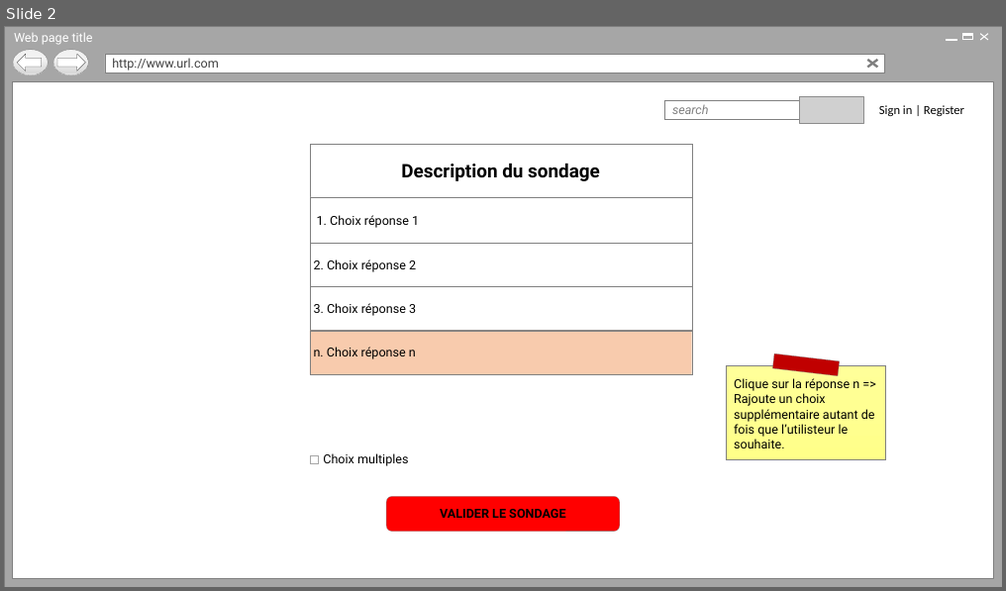
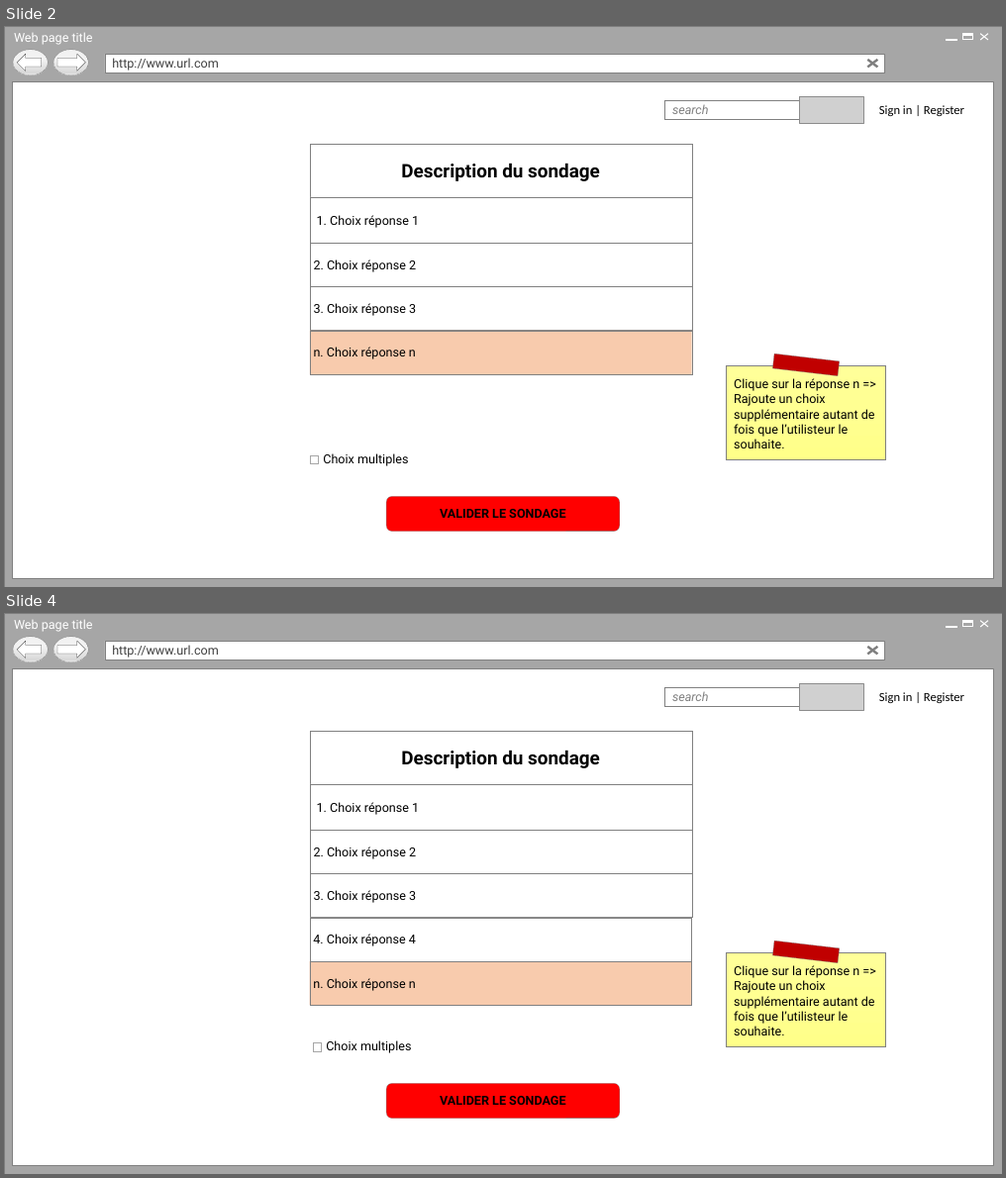
Before and after one commit to Holyz1988/PROJET1-ASP.NET, a slide deck: Page d’acceuil.pptx. Shown one above the other, each under a label of ours: slide 2 before the commit, slides 2 and 4 after it; the slides between them are not shown. The pictures are 1006x591 and 1006x1178 pixels, drawn with LibreOffice and Linux fonts; fonts in the diff are those of the drawing; grey boxes stand for pictures; background and template pictures are left out. Boxes give left, top, right and bottom in pixels: in the first picture for what was removed or moved away, otherwise in the second. Text is boxed around its words. In the diff, an @@ line names an element or a change of style, - is before the commit and + after.

```diff
--- a/Page d’acceuil.pptx
+++ b/Page d’acceuil.pptx
@@ slide 4 added at <box>4,613,1002,1174</box>, background #FFFFFF; not listed: 15 template elements that a slide beside it also shows @@
@@ rectangle added at <box>664,687,854,707</box>, fill #FFFFFF, outline #808080 0.25 pt, 12 pt, text #808080, italic @@
+search
@@ picture added at <box>800,684,864,710</box> @@
@@ text added at <box>879,692,964,703</box>, 12 pt, text #000000 @@
+Sign in | Register
@@ rectangle added at <box>310,918,692,961</box>, fill #FFFFFF, outline #808080 0.25 pt, 12 pt, text #000000 @@
+4. Choix réponse 4
@@ group added at <box>310,731,692,1005</box>: 5 rectangles @@
+Description du sondage
+1. Choix réponse 1
+2. Choix réponse 2
+3. Choix réponse 3
+n. Choix réponse n
@@ rectangle added at <box>727,953,886,1048</box>, fill gradient #FFFF99 to #FFFF89, outline #808080 0.25 pt, 12 pt, text #000000 @@
+Clique sur la réponse n => Rajoute un choix supplémentaire autant de fois que l’utilisteur le souhaite.
@@ rectangle added at <box>773,941,840,963</box>, fill #C00000, outline #808080 0.25 pt @@
@@ rectangle added at <box>313,1043,322,1051</box>, fill #FFFFFF, outline #A6A6A6 0.25 pt @@
@@ text added at <box>326,1041,411,1054</box>, 12 pt, text #000000 @@
+Choix multiples
@@ rounded rectangle added at <box>386,1084,620,1119</box>, fill #FF0000, outline #808080 0.25 pt, 12 pt, text #000000, bold @@
+VALIDER LE SONDAGE
```
Also in this commit, not shown: 1 slide changed, 4 other slides added.
